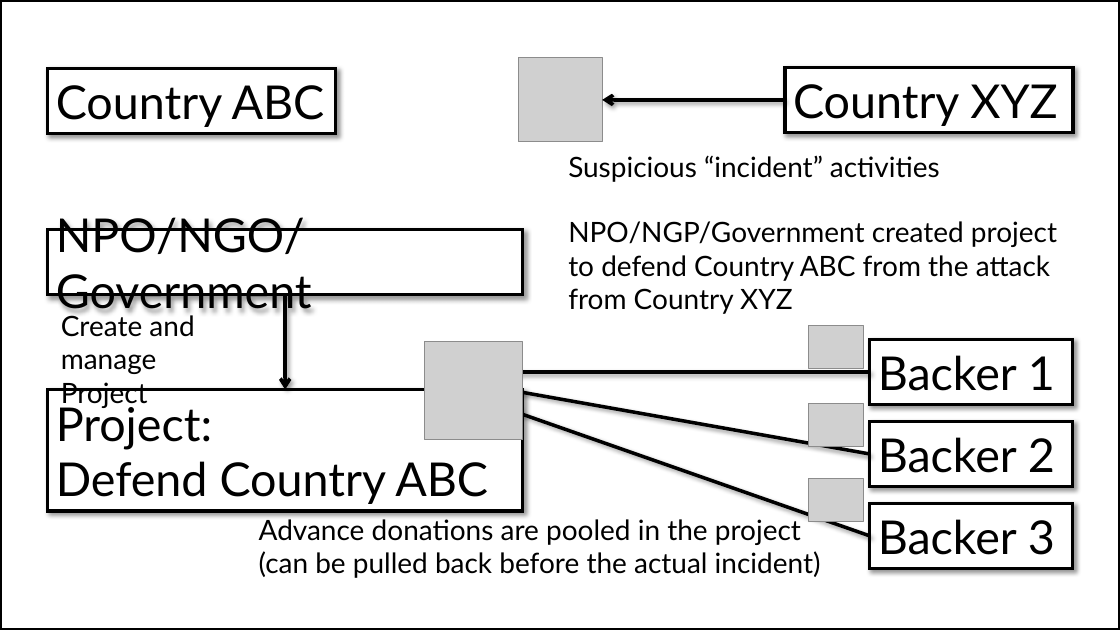
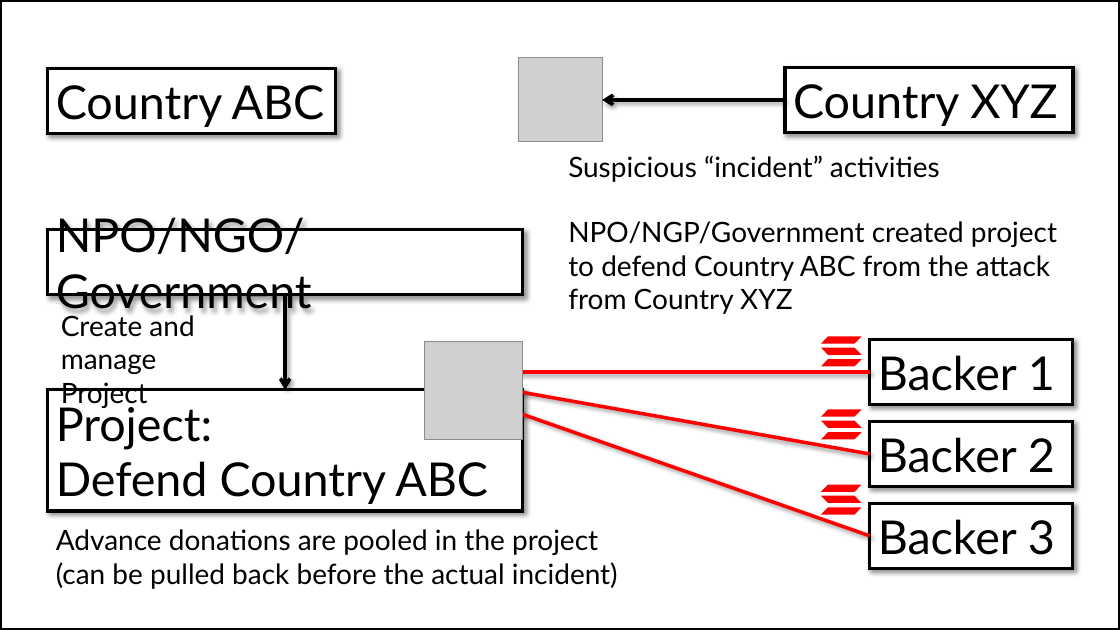
Before and after one commit to ohsugi/dove, a slide deck: slide 2 of images/DOVE.pptx. Drawn at 1120x630 pixels with LibreOffice and Linux fonts; fonts in the diff are those of the drawing; grey boxes stand for pictures. Boxes give left, top, right and bottom in pixels: in the first picture for what was removed or moved away, otherwise in the second. Text is boxed around its words. In the diff, an @@ line names an element or a change of style, - is before the commit and + after.

Commit message:
Fix: #26: Add the project explanation in README.md  - images/image002.png  - images/image003.png    - Added the description images.  - images/DOVE.pptx  - images/image000.png  - images/image001.png  - README.md   - Update the description.

```diff
--- a/images/DOVE.pptx
+++ b/images/DOVE.pptx
@@ picture removed at (809,326,864,369) @@
@@ arrow (870, 372) - (507, 372): stroke #000000 3 pt to #FF0000 3 pt @@
@@ arrow (870, 454) - (507, 390): stroke #000000 3 pt to #FF0000 3 pt @@
@@ arrow (870, 536) - (509, 410): stroke #000000 3 pt to #FF0000 3 pt @@
@@ picture removed at (809,404,864,447) @@
@@ picture removed at (809,479,864,522) @@
@@ group added at (821,337,861,515): 9 parallelograms @@
@@ text "Advance donations are pooled in ...": place and size @@
-text "Advance donations are pooled in ..." at (259,519,821,578)
+text "Advance donations are pooled in ..." at (56,529,618,589)
```
Also in this commit, not shown: 1 other slide changed, 2 slides added, 5 other files.
